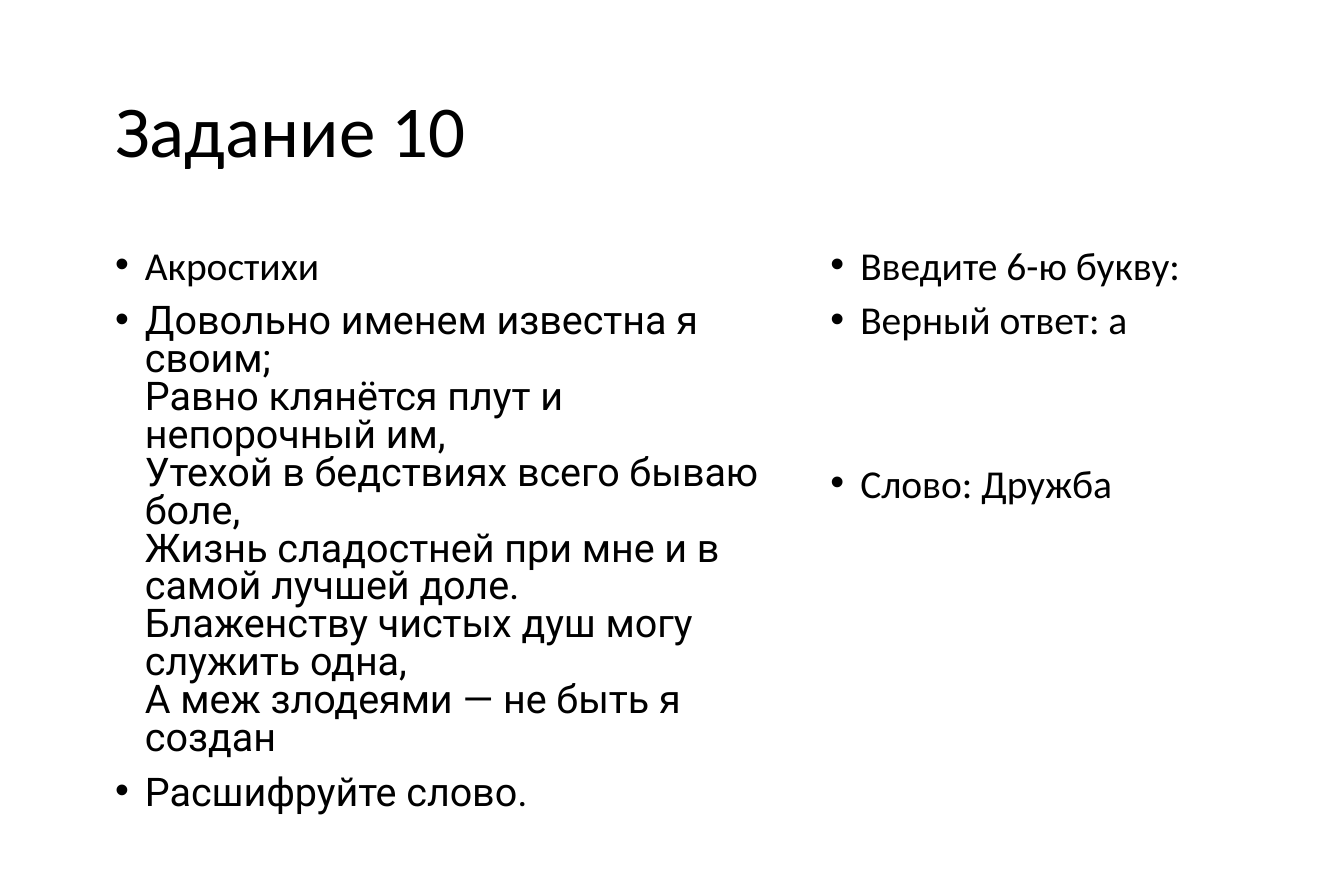
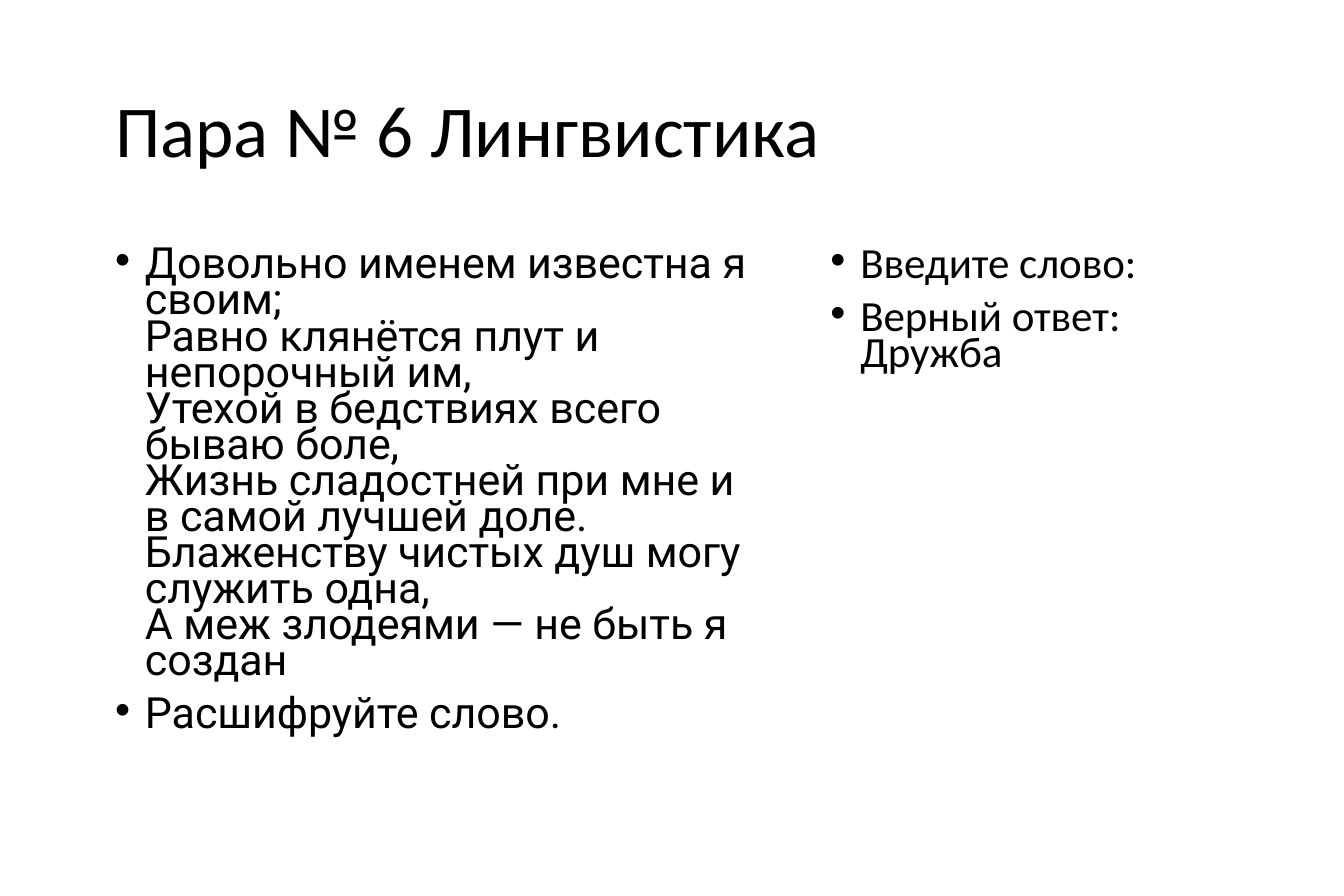
Before and after one commit to vvaassiihhaa/masha, a slide deck: slide 20 of КВЕСТ/Kvest 2706.pptx (slide 24 before the commit). Drawn at 1344x896 pixels with LibreOffice and Linux fonts; fonts in the diff are those of the drawing. Boxes give left, top, right and bottom in pixels: in the first picture for what was removed or moved away, otherwise in the second. Text is boxed around its words. In the diff, an @@ line names an element or a change of style, - is before the commit and + after.

```diff
--- a/КВЕСТ/Kvest 2706.pptx
+++ b/КВЕСТ/Kvest 2706.pptx
@@ title at bbox=[115, 107, 819, 169]: text changed @@
-Задание 10
+Пара № 6 Лингвистика
@@ text "Довольно именем известна я своим; ..." at bbox=[145, 247, 747, 737]: size 12.5 to 13.6 pt; line spacing 0.8 to 0.7 @@
@@ text at bbox=[145, 254, 319, 287]: paragraph removed @@
-• Акростихи
@@ text at bbox=[860, 250, 1136, 374]: text changed; size 12.5 to 13.6 pt @@
-• Введите 6-ю букву:
-• Верный ответ: а
-• Слово: Дружба
+• Введите слово:
+• Верный ответ: Дружба
```
Also in this commit, not shown: 14 other slides changed, 1 slide added, 4 slides removed, 1 other file.
